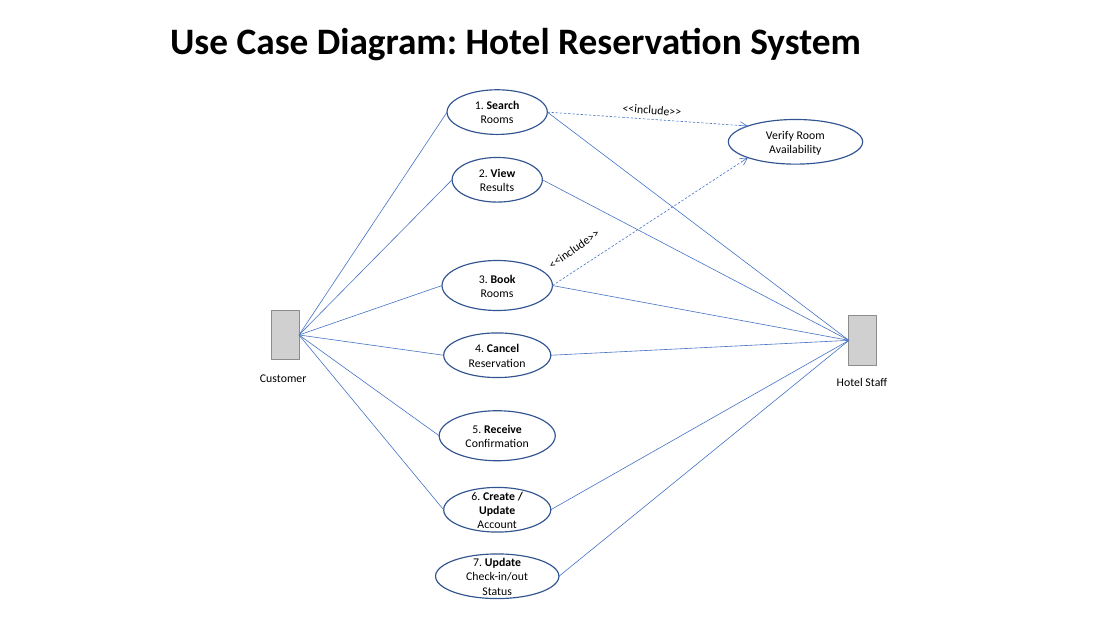
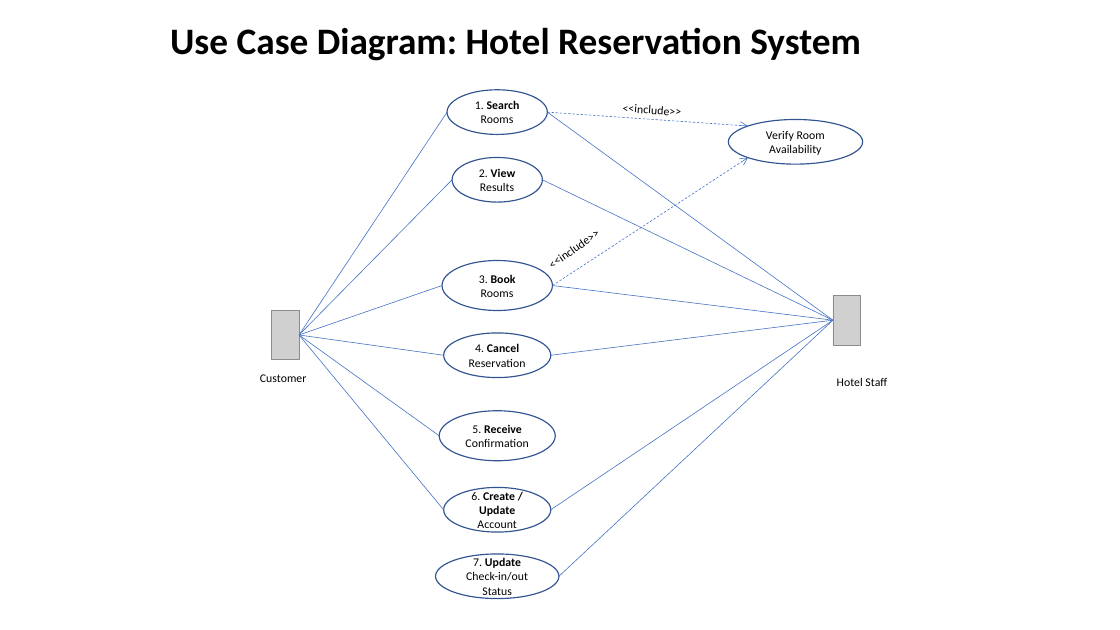
Before and after one commit to njcaruso/systems-analysis-and-design, a slide deck: slide 4 of usecase-to-dfd/Hotel Reservation System - Use Case-Context-System-DFD.pptx. Drawn at 1120x630 pixels with LibreOffice and Linux fonts; fonts in the diff are those of the drawing; grey boxes stand for pictures. Boxes give left, top, right and bottom in pixels: in the first picture for what was removed or moved away, otherwise in the second. Text is boxed around its words. In the diff, an @@ line names an element or a change of style, - is before the commit and + after.

```diff
--- a/usecase-to-dfd/Hotel Reservation System - Use Case-Context-System-DFD.pptx
+++ b/usecase-to-dfd/Hotel Reservation System - Use Case-Context-System-DFD.pptx
@@ line moved from (548, 113) - (849, 340) to (548, 113) - (833, 320) @@
@@ line moved from (543, 180) - (849, 340) to (543, 180) - (833, 320) @@
@@ line moved from (553, 286) - (849, 340) to (553, 286) - (833, 320) @@
@@ picture: place and size @@
-picture at box(849, 316, 877, 365)
+picture at box(833, 295, 861, 344)
@@ line moved from (551, 510) - (849, 340) to (551, 510) - (833, 320) @@
@@ line moved from (551, 355) - (849, 340) to (551, 355) - (833, 320) @@
@@ line moved from (559, 576) - (849, 340) to (559, 576) - (833, 320) @@
```
Also in this commit, not shown: 1 slide added.
